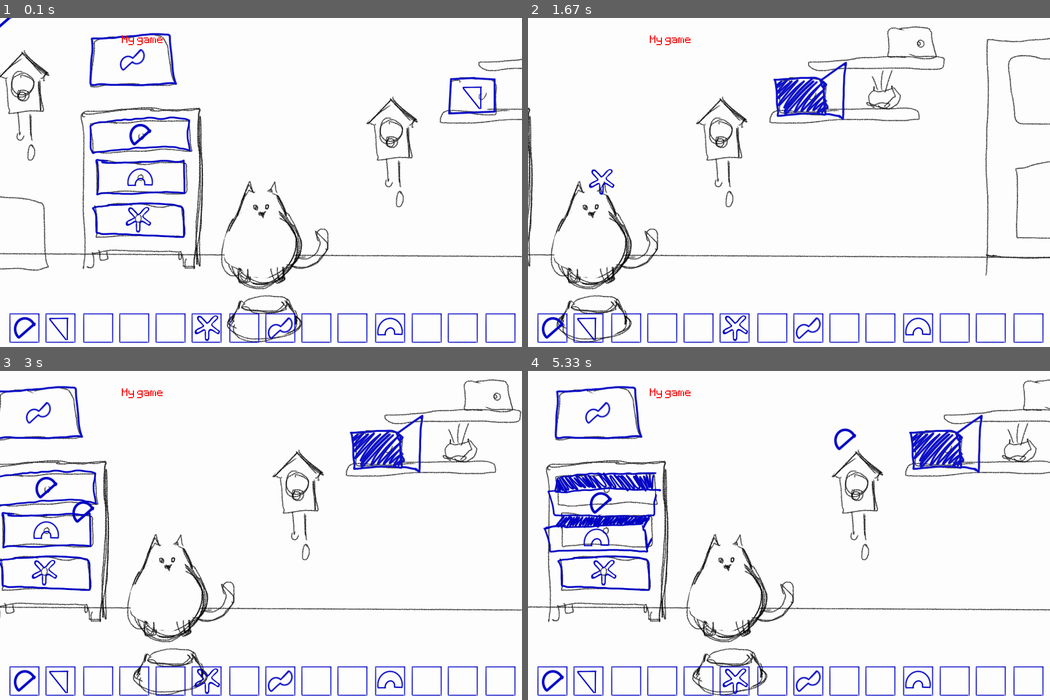
Above: before the commit, frames 1-4 (two rows, left to right).
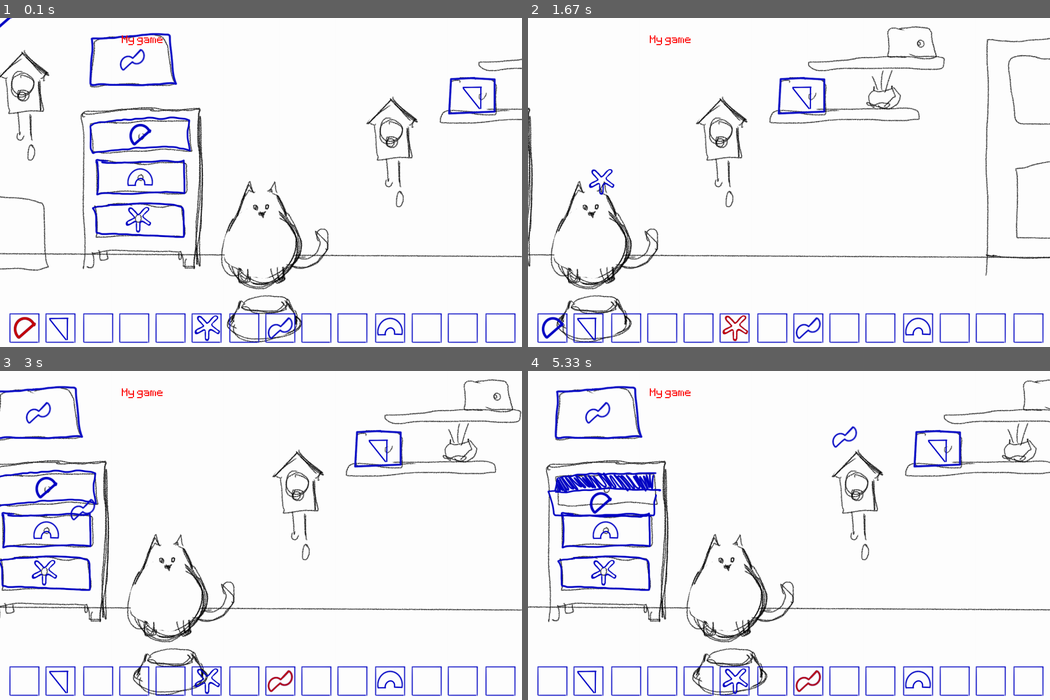
Above: after the commit, the same moments.

Repository: Bchan1999/Feed-The-Cat-PyGame
Game: pygame game, started from window.py
Same seed, same stepped clock (60 frames per second), same inputs: the game is played once before the commit and once after it.
Inputs (mouse positions are in pixels of both pictures, inside the frame that each line leads up to):
- Up to frame 1 (0.1 s): no input
- Up to frame 2 (1.67 s): press the mouse at (956, 182) at 0.37 s; move the mouse to (872, 198) at 0.47 s; release the mouse at (789, 215) at 0.6 s; hold Right 0.67-1.13 s; click (835, 106) at 0.75 s; hold Up 1.17-1.47 s; click (768, 254) at 1.25 s; hold Right from 1.5 s (still down); click (601, 182) at 1.58 s
- Up to frame 3 (3 s): release Right at 1.97 s; hold Left 2-2.53 s; click (323, 519) at 2.08 s; hold Down 2.57-2.87 s; click (287, 440) at 2.65 s; hold Left from 2.9 s (still down); click (83, 512) at 2.98 s
- Up to frame 4 (5.33 s): release Left at 3.3 s; hold Up 3.33-3.7 s; click (595, 519) at 3.42 s; hold Right 3.73-4.37 s; click (809, 532) at 3.82 s; hold Down 4.4-4.77 s; click (590, 640) at 4.48 s; hold Left 4.8-5.27 s; click (846, 440) at 4.88 s; hold Right from 5.3 s (still down)

The runs differ from the first frame. In frame 1, 0.1% of the frame differs, in the area x 2-7%, y 90-98%; in frame 2, 1.2%; in frame 3, 1.4%; in frame 4, 2.6%, in the area x 2-88%, y 13-98%.

Commit message:
Only correct key can open the correct door

Diff:
--- a/Door.py
+++ b/Door.py
@@ -2,7 +2,7 @@
 
 
 class Door:
-    def __init__(self, screen, rectx, recty, closedImg, openImg):
+    def __init__(self, x, screen, rectx, recty, closedImg, openImg):
         self.closed = pygame.image.load(closedImg).convert_alpha()
         self.open = pygame.image.load(openImg).convert_alpha()
         self.rect = self.closed.get_rect(center=(rectx, recty))
@@ -11,6 +11,7 @@
         self.maskB = pygame.mask.from_surface(self.open)
         self.flag = False
         self.screen = screen
+        self.x = x
 
     def draw(self):
         if self.flag:
--- a/Key.py
+++ b/Key.py
@@ -1,10 +1,15 @@
 import pygame
 
+
 class Key:
-    def __init__(self, screen, keyImg, keyHighlight, rectx, recty):
+    def __init__(self, x,  screen, keyImg, keyHighlight, rectx, recty):
         self.keyImg = pygame.image.load(keyImg).convert_alpha()
-        self.keyHighlight = pygame.image.load(keyHighlight).convert_alpha
+        self.keyHighlight = pygame.image.load(keyHighlight).convert_alpha()
         self.screen = screen
+        self.x = x
 
     def draw(self):
         self.screen.blit(self.keyImg, (0, 0))
+
+    def drawHighlight(self):
+        self.screen.blit(self.keyHighlight, (0, 0))
--- a/Player.py
+++ b/Player.py
@@ -2,11 +2,12 @@
 
 
 class Player:
-    def __init__(self, key, screen):
+    def __init__(self,x, key, screen):
         self.key = pygame.image.load(key).convert_alpha()
         self.keyRect = self.key.get_rect(center=(300, 300))
         self.mask = pygame.mask.from_surface(self.key)
         self.screen = screen
+        self.x = x
 
     def draw(self):
         if pygame.mouse.get_pos():
--- a/window.py
+++ b/window.py
@@ -56,16 +56,16 @@
 while (x <= doorlen):
     file = 'graphics/Doors/Door' + str(x) + 'A.png'
     fileB = 'graphics/Doors/Door' + str(x) + 'B.png'
-    door = Door(screen, rectx, recty, file, fileB)
+    door = Door(x, screen, rectx, recty, file, fileB)
     doorlist.append(door)
 
     keyFile = 'graphics/Keys/Key' + str(x) + '.png'
     keyHighlightFile = 'graphics/Keys/Key' + str(x) + 'H.png'
-    key = Key(screen, keyFile, keyHighlightFile, rectx, recty)
+    key = Key(x, screen, keyFile, keyHighlightFile, rectx, recty)
     keyList.append(key)
 
     mouseFile = 'graphics/MouseKeys/Key' + str(x) + '.png'
-    player = Player(mouseFile, screen)
+    player = Player(x, mouseFile, screen)
     mouseKeys.append(player)
     x += 1
 
@@ -127,6 +127,8 @@
                     keyState -= 1
                 print(keyState)
         if event.type == pygame.MOUSEBUTTONUP:
+            posClick = 0
+        if event.type == pygame.MOUSEBUTTONDOWN:
             posClick = pygame.mouse.get_pos()
 
     if keyflag == True:
@@ -148,17 +150,30 @@
         # if touching and pos == posClick:
         #
         i.draw()
+        print(keyState)
         offsetX = i.rect.x - mouseKeys[keyState].keyRect.left
         offsetY = i.rect.y - mouseKeys[keyState].keyRect.top
         if mouseKeys[keyState].mask.overlap(i.mask, (offsetX, offsetY)) and pos == posClick:
-            i.setFlag(True)
+            if mouseKeys[keyState].x == i.x:
+                i.setFlag(True)
+                mouseKeys.pop(keyState)
+                keyList.pop(keyState)
+                if (len(mouseKeys) == keyState):
+                    keyState -= 1
+                elif (keyState == 0):
+                    keyState += 1
+                else:
+                    keyState += 1
 
     screen.blit(text_surface, (350, 50))
     screen.blit(keyUI, (0, 0))
+    print(len(mouseKeys))
     mouseKeys[keyState].draw()
 
     for j in keyList:
         j.draw()
+
+    keyList[keyState].drawHighlight()
 
     # collision
 
